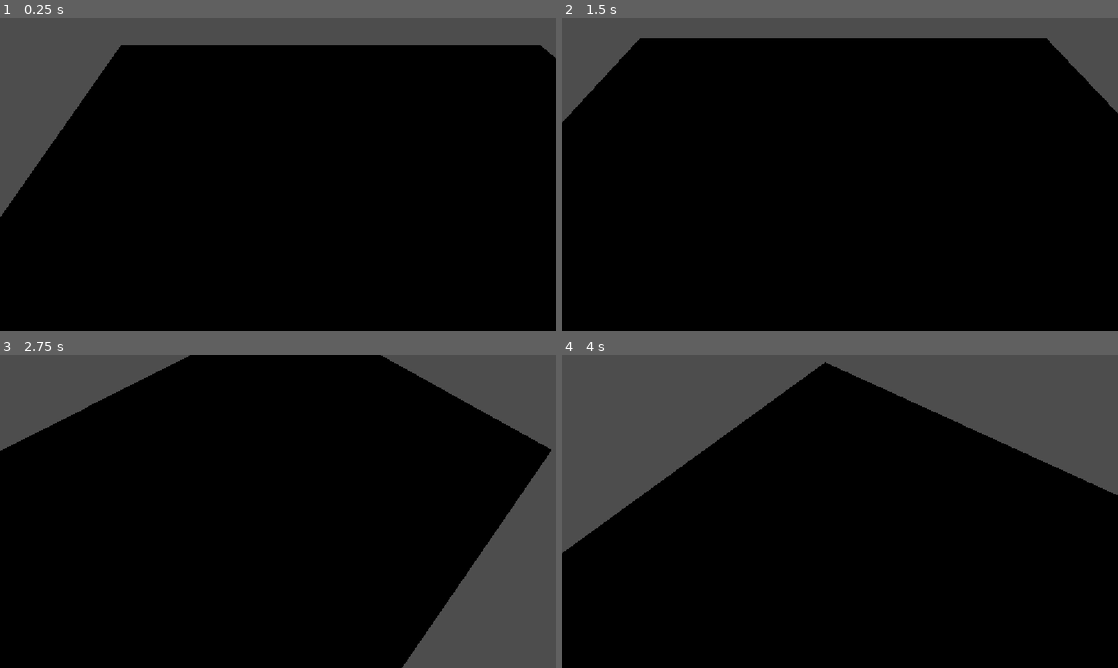
Above: before the commit, frames 1-4 (two rows, left to right).
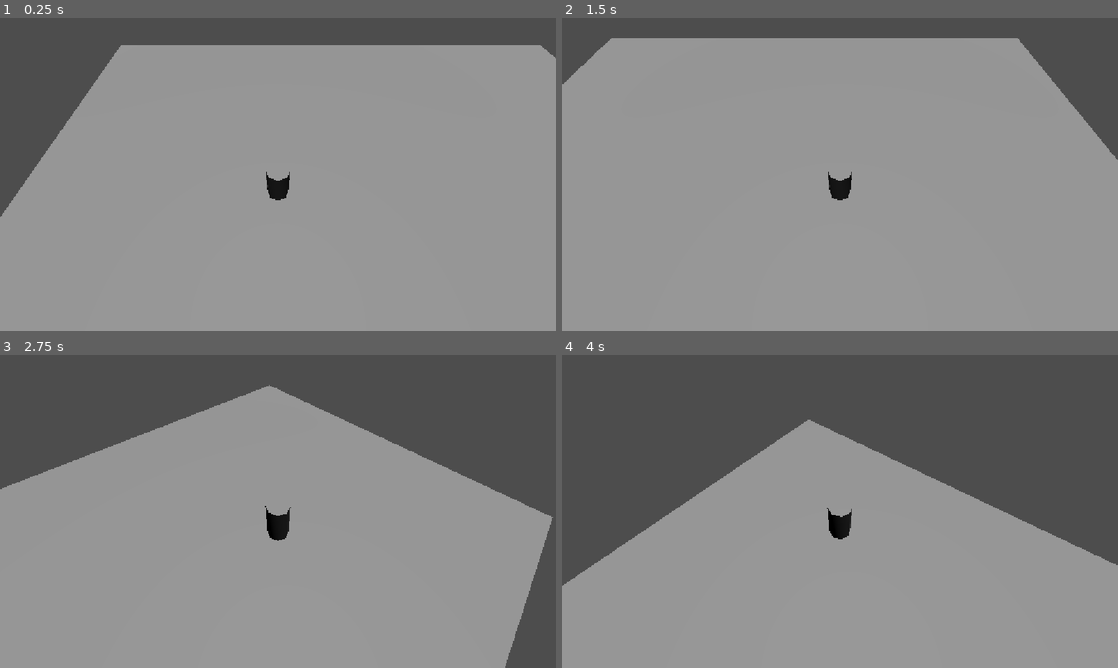
Above: after the commit, the same moments.

Repository: zillion895/endlandia
Game: Godot game, scene res://scenes/test_world.tscn
Same seed, same stepped clock (60 frames per second), same inputs: the game is played once before the commit and once after it. This scene is started directly instead of the project's main scene.
Inputs (mouse positions are in pixels of both pictures, inside the frame that each line leads up to):
- Up to frame 1 (0.25 s): no input
- Up to frame 2 (1.5 s): tap Enter (ui_accept) at 0.5, 0.77 s; move the mouse to (962, 158) at 0.52 s; hold D (Right) 0.53-1.28 s; hold Shift (Sprint, bound only after the commit) 0.53-1.28 s; move the mouse to (728, 190) at 1.27 s; hold S (Backward) from 1.28 s (still down); click (728, 190) at 1.35 s
- Up to frame 3 (2.75 s): tap Enter (ui_accept) at 1.52 s; tap Shift (Sprint, bound only after the commit) at 1.55 s; move the mouse to (289, 505) at 2.02 s; release S (Backward) at 2.03 s; hold W (Forward) from 2.03 s (still down); hold Shift (Sprint, bound only after the commit) from 2.03 s (still down)
- Up to frame 4 (4 s): keep holding W (Forward); move the mouse to (834, 517) at 2.77 s; release Shift (Sprint, bound only after the commit) at 2.78 s; tap Shift (Sprint, bound only after the commit) at 2.85, 3.8 s; tap Enter (ui_accept) at 3.02, 3.77 s; move the mouse to (878, 514) at 3.52 s; press the mouse at (878, 514) at 3.53 s

The runs differ from the first frame. In frame 1, 85% of the frame differs, in the area x 0-100%, y 8-100%; in frame 2, 91%, in the area x 0-100%, y 6-100%; in frame 3, 86%; in frame 4, 72%.

Commit message:
added sprinting, fixed inversion of camera

Diff:
--- a/endlandia/Player/player.gd
+++ b/endlandia/Player/player.gd
@@ -14,6 +14,7 @@
 		Input.mouse_mode = Input.MOUSE_MODE_VISIBLE
 
 
+
 func _unhandled_input(event: InputEvent) -> void:
 	var is_camera_motion := (
 		event is InputEventMouseMotion and
@@ -22,14 +23,14 @@
 	if is_camera_motion:
 		_camera_input_direction = event.screen_relative * mouse_sensitivity
 
-const SPEED = 5.0
+var SPEED = 5.0
 const JUMP_VELOCITY = 4.5
 
 
 func _physics_process(delta: float) -> void:
 	# Add the gravity.
-	_camera_pivot.rotation.x += _camera_input_direction.y * delta
-	_camera_pivot.rotation.x = clamp(_camera_pivot.rotation.x, -PI / 6.0, PI / 1.0)
+	_camera_pivot.rotation.x += -_camera_input_direction.y * delta
+	_camera_pivot.rotation.x = clamp(_camera_pivot.rotation.x, -PI / 6.0, PI / 1.5)
 	_camera_pivot.rotation.y -= _camera_input_direction.x * delta
 	_camera_input_direction = Vector2.ZERO
 	if not is_on_floor():
@@ -38,6 +39,12 @@
 	# Handle jump.
 	if Input.is_action_just_pressed("ui_accept") and is_on_floor():
 		velocity.y = JUMP_VELOCITY
+
+	if Input.is_action_pressed("Sprint"):
+		SPEED = 8.0
+		print("SPRINTING")
+	else:
+		SPEED = 5.0
 
 	# Get the input direction and handle the movement/deceleration.
 	# As good practice, you should replace UI actions with custom gameplay actions.
--- a/endlandia/project.godot
+++ b/endlandia/project.godot
@@ -47,6 +47,11 @@
 "events": [Object(InputEventKey,"resource_local_to_scene":false,"resource_name":"","device":16,"window_id":0,"alt_press …(190 unchanged characters)…
 ]
 }
+Sprint={
+"deadzone": 0.2,
+"events": [Object(InputEventKey,"resource_local_to_scene":false,"resource_name":"","device":16,"window_id":0,"alt_pressed":false,"shift_pressed":false,"ctrl_pressed":false,"meta_pressed":false,"pressed":false,"keycode":0,"physical_keycode":4194325,"key_label":0,"unicode":0,"location":1,"echo":false,"script":null)
+]
+}
 
 [physics]
 
--- a/endlandia/scenes/test_world.tscn
+++ b/endlandia/scenes/test_world.tscn
@@ -8,5 +8,8 @@
 transform = Transform3D(31.840605, 0, 0, 0, 0.1864896, 0, 0, 0, 20.422644, 0, 0, 0)
 use_collision = true
 
+[node name="DirectionalLight3D" type="DirectionalLight3D" parent="." unique_id=1780667362]
+transform = Transform3D(1, 0, 0, 0, 0.025151297, 0.9996837, 0, -0.9996837, 0.025151297, -0.052906543, 6.528393, 0)
+
 [node name="CharacterBody3D" parent="." unique_id=1400847916 instance=ExtResource("1_dxppu")]
 transform = Transform3D(1, 0, 0, 0, 1, 0, 0, 0, 1, -4, 1.2278394, 2)
